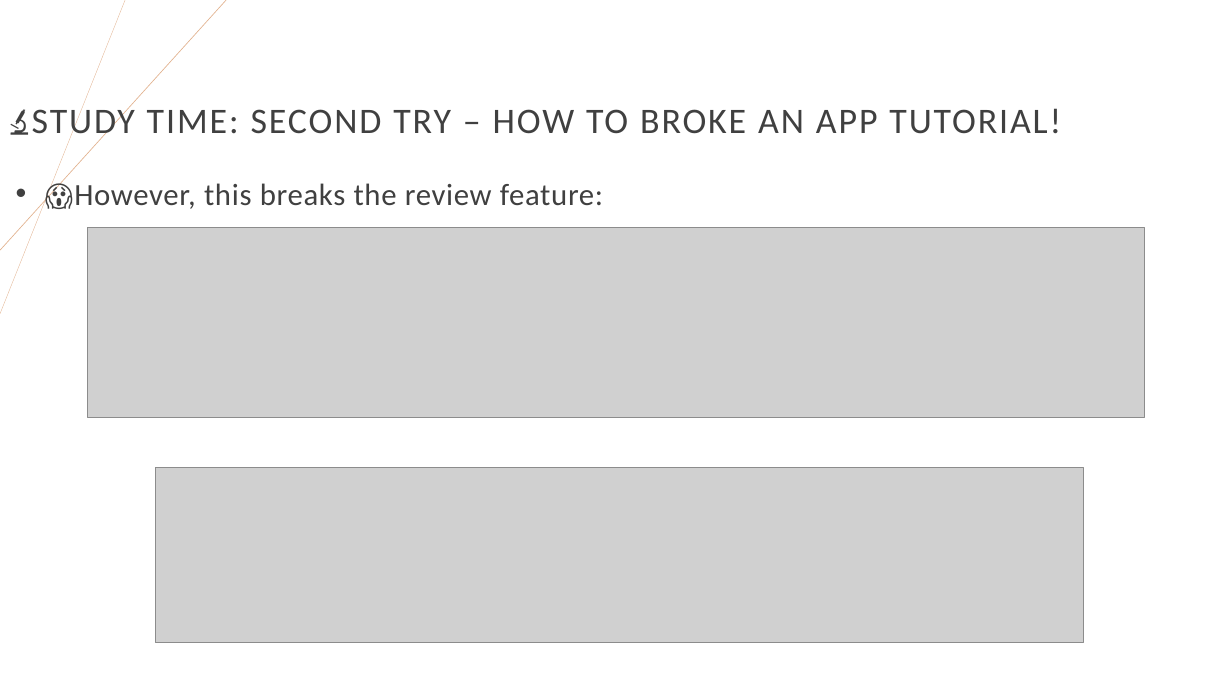
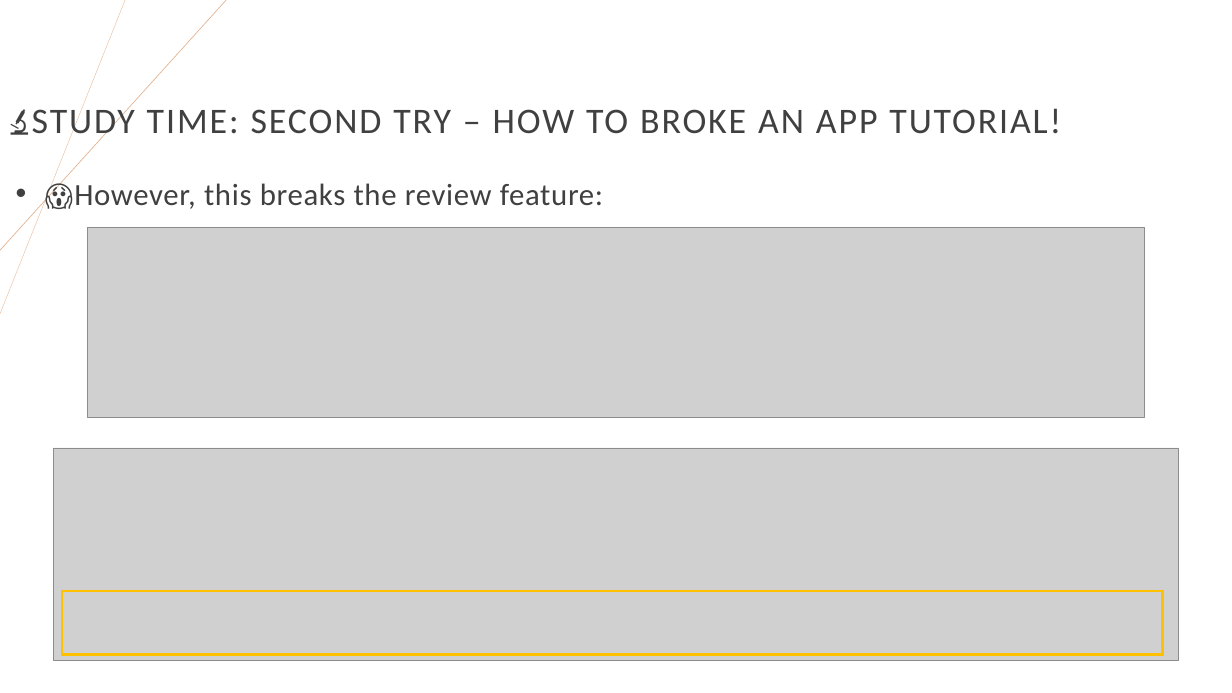
Before and after one commit to righettod/voxxeddays-lux-2024, a slide deck: slide 37 of presentation.pptx (slide 36 before the commit). Drawn at 1232x693 pixels with LibreOffice and Linux fonts; fonts in the diff are those of the drawing; grey boxes stand for pictures. Boxes give left, top, right and bottom in pixels: in the first picture for what was removed or moved away, otherwise in the second. Text is boxed around its words. In the diff, an @@ line names an element or a change of style, - is before the commit and + after.

```diff
--- a/presentation.pptx
+++ b/presentation.pptx
@@ picture resized from (x1=155, y1=468, x2=1083, y2=643) to (x1=54, y1=448, x2=1179, y2=661) @@
@@ rectangle added at (x1=62, y1=592, x2=1163, y2=655), outline #FFC000 2 pt @@
```
Also in this commit, not shown: 12 other slides changed, 1 slide added.
